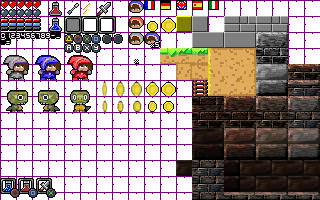
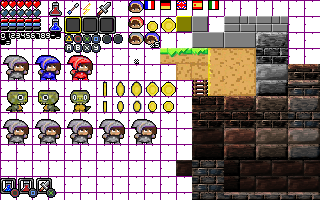
The second 320 × 200 image is a revision of the first. Changes to its layers:
painted on "Sprite-0001.png" over [left=3, top=17, right=159, bottom=144]
